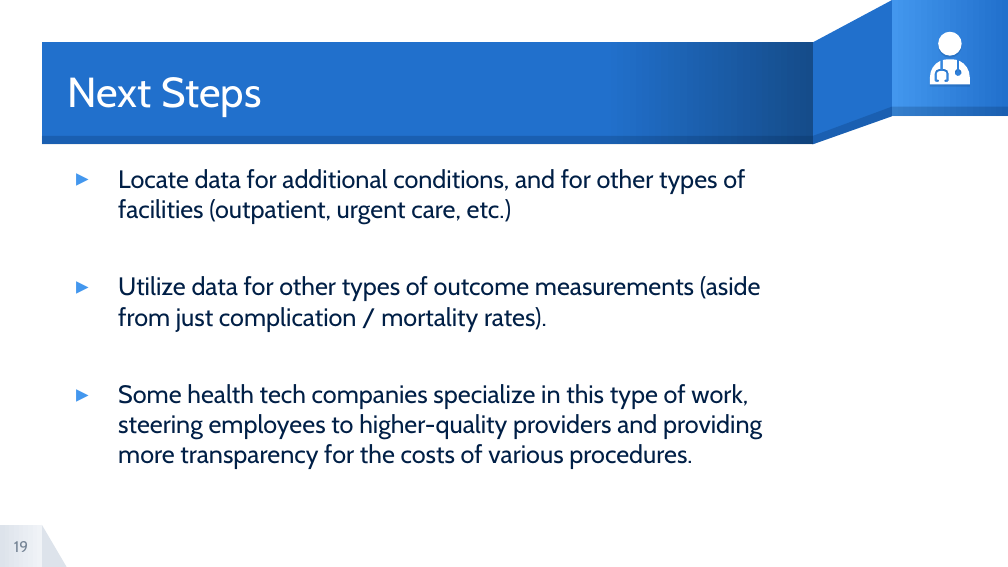
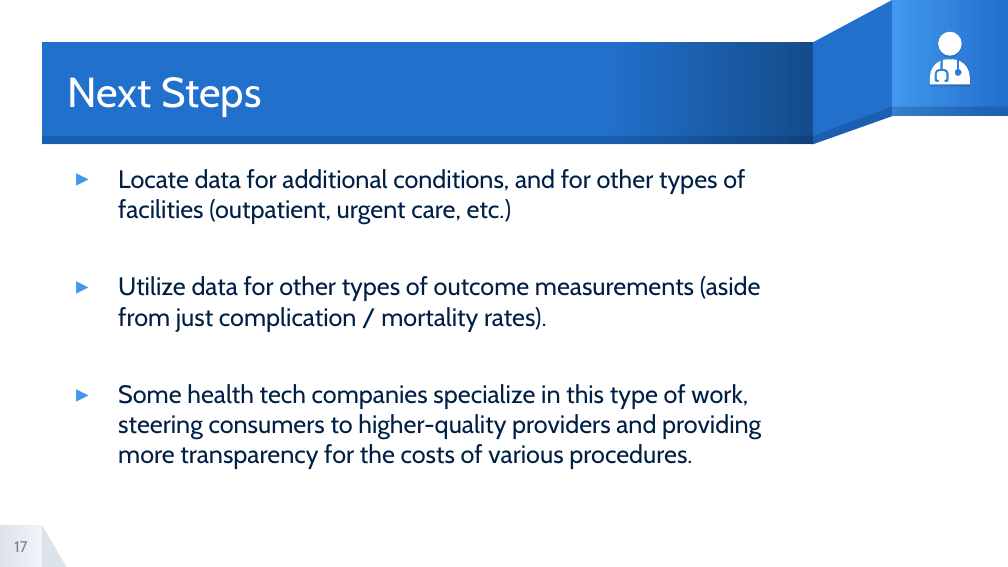
Before and after one commit to cdnapier/provider_cost_vs_quality, a slide deck: slide 17 of cdnapier_capstone_NSSDA13.pptx (slide 19 before the commit). Drawn at 1008x567 pixels with LibreOffice and Linux fonts; fonts in the diff are those of the drawing. Boxes give left, top, right and bottom in pixels: in the first picture for what was removed or moved away, otherwise in the second. Text is boxed around its words. In the diff, an @@ line names an element or a change of style, - is before the commit and + after.

```diff
--- a/cdnapier_capstone_NSSDA13.pptx
+++ b/cdnapier_capstone_NSSDA13.pptx
@@ text at box(118, 384, 761, 469): text changed @@
-▸ Some health tech companies specialize in this type of work, steering employees to higher-quality providers and providing more transparency for the costs of various procedures.
+▸ Some health tech companies specialize in this type of work, steering consumers to higher-quality providers and providing more transparency for the costs of various procedures.
@@ page number at box(14, 541, 27, 552): text changed @@
-19
+17
```
Also in this commit, not shown: 5 other slides changed, 1 slide added, 1 slide removed, 7 other files.
